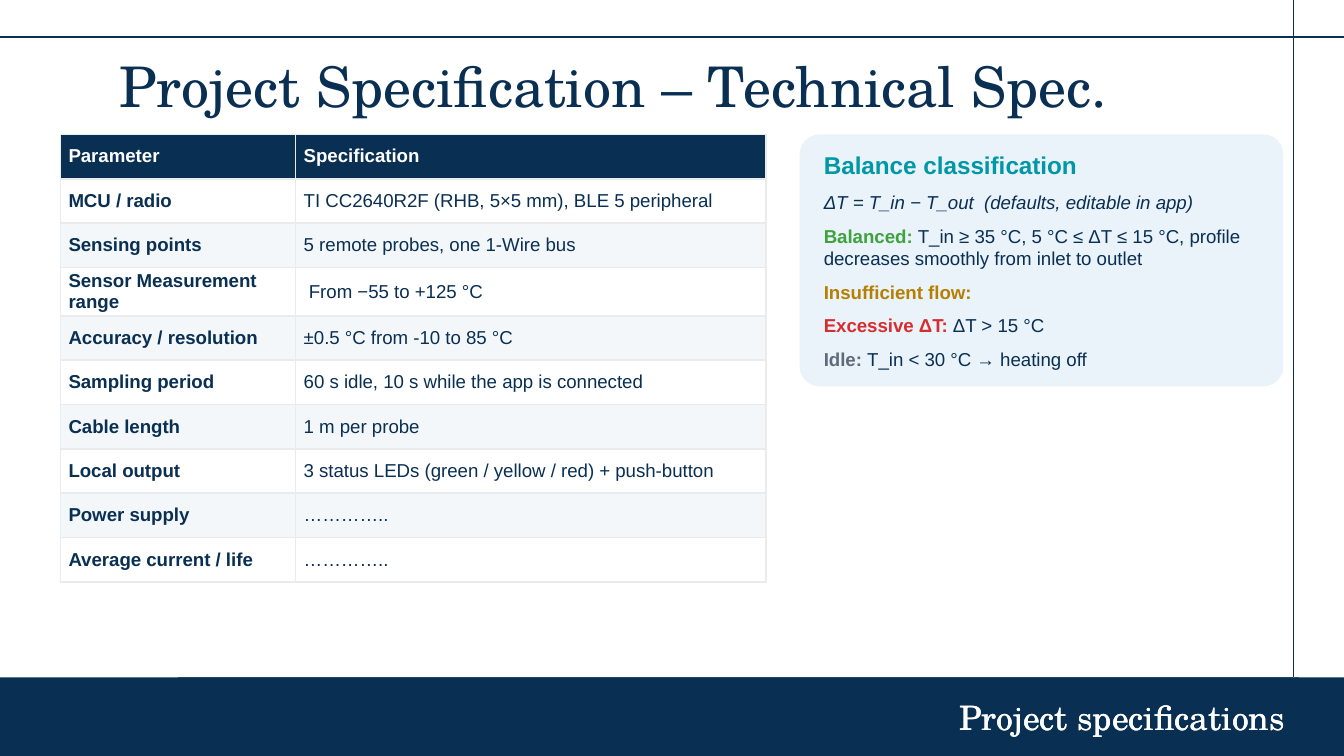
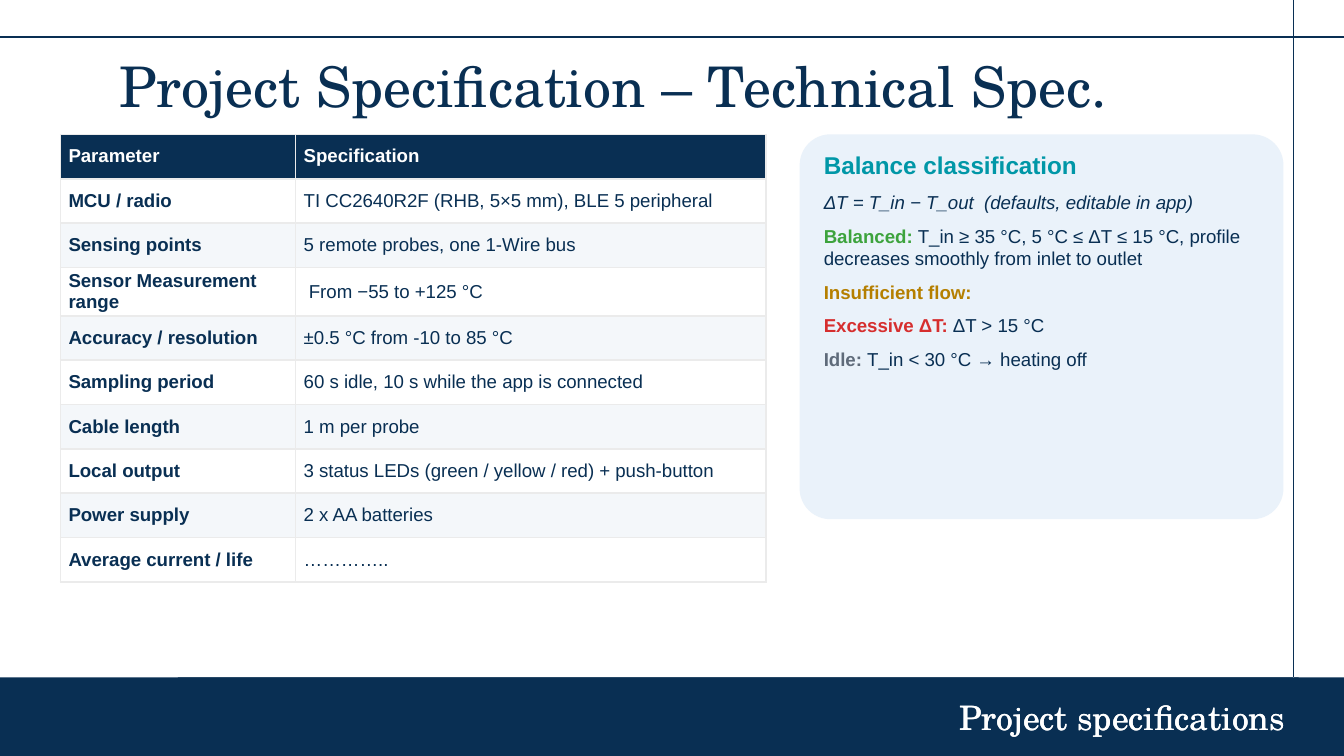
Before and after one commit to garcianeilangelo-crypto/ESE_RADIATOR, a slide deck: slide 4 of Radiator_Balance .pptx. Drawn at 1344x756 pixels with LibreOffice and Linux fonts; fonts in the diff are those of the drawing; background and template pictures are left out. Boxes give left, top, right and bottom in pixels: in the first picture for what was removed or moved away, otherwise in the second. Text is boxed around its words. In the diff, an @@ line names an element or a change of style, - is before the commit and + after.

```diff
--- a/Radiator_Balance .pptx
+++ b/Radiator_Balance .pptx
@@ table at bbox=[60, 134, 766, 585] @@
-row 9, column 2: …………..
+row 9, column 2: 2 x AA batteries
@@ rounded rectangle: place and size @@
-rounded rectangle at bbox=[800, 134, 1284, 386]
+rounded rectangle at bbox=[800, 134, 1284, 519]
```
Also in this commit, not shown: 6 other slides changed, 1 slide added, 8 other files.
